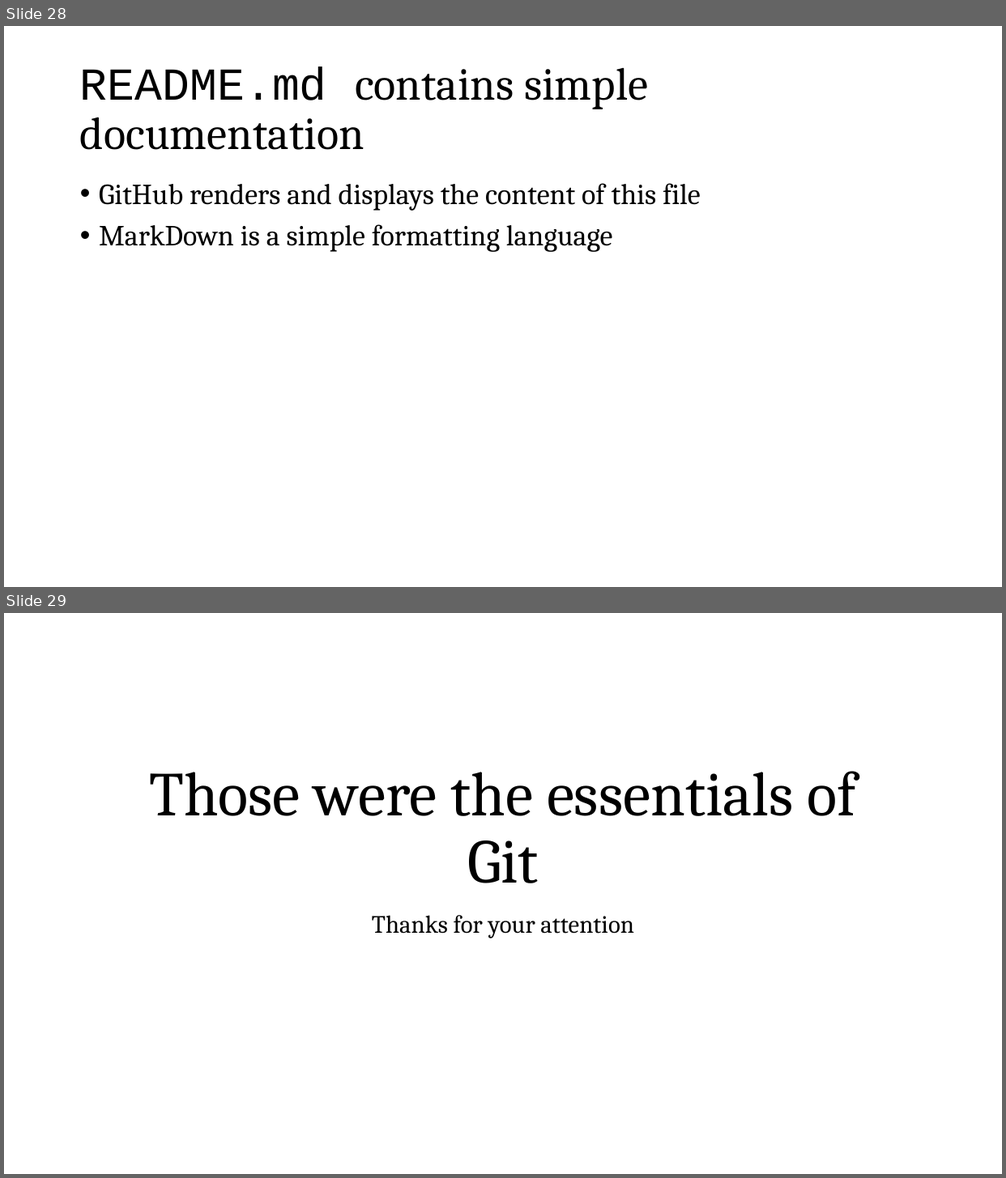
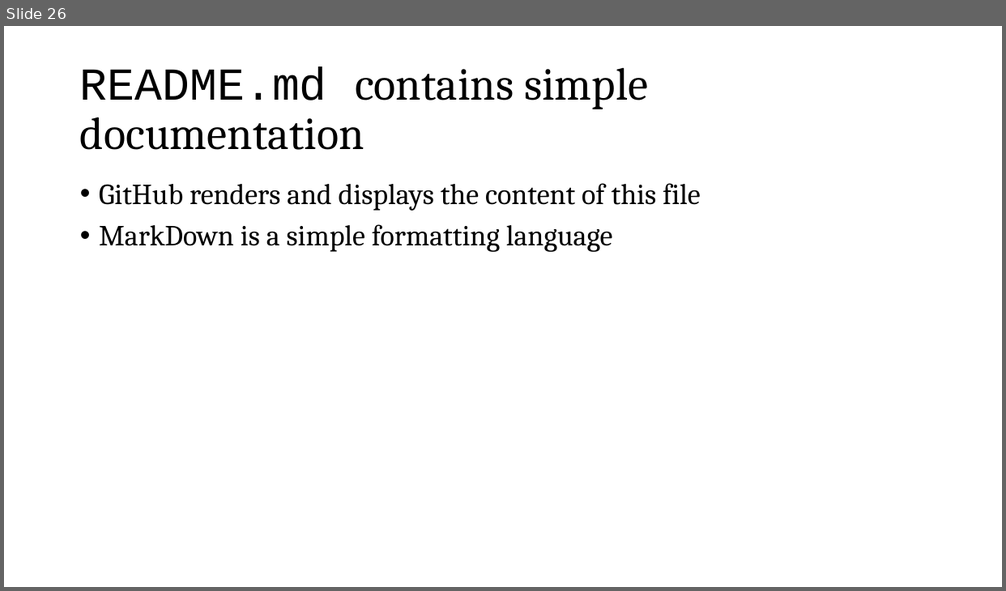
Before and after one commit to meny12/GitEssentials, a slide deck: git_workshop.pptx. Shown one above the other, each under a label of ours: slides 28 and 29 before the commit, slide 26 after it. The pictures are 1006x1178 and 1006x591 pixels, drawn with LibreOffice and Linux fonts; fonts in the diff are those of the drawing. Boxes give left, top, right and bottom in pixels: in the first picture for what was removed or moved away, otherwise in the second. Text is boxed around its words. In the diff, an @@ line names an element or a change of style, - is before the commit and + after.

```diff
--- a/git_workshop.pptx
+++ b/git_workshop.pptx
@@ slide 29 removed at (4,613,1002,1174), background #FFFFFF @@
@@ title removed at (149,771,857,884) @@
-Those were the essentials of Git
@@ subtitle removed at (372,915,634,939) @@
-Thanks for your attention
@@ what was slide 28 is now slide 26 @@
```
Also in this commit, not shown: 2 slides changed, 2 other slides removed.
